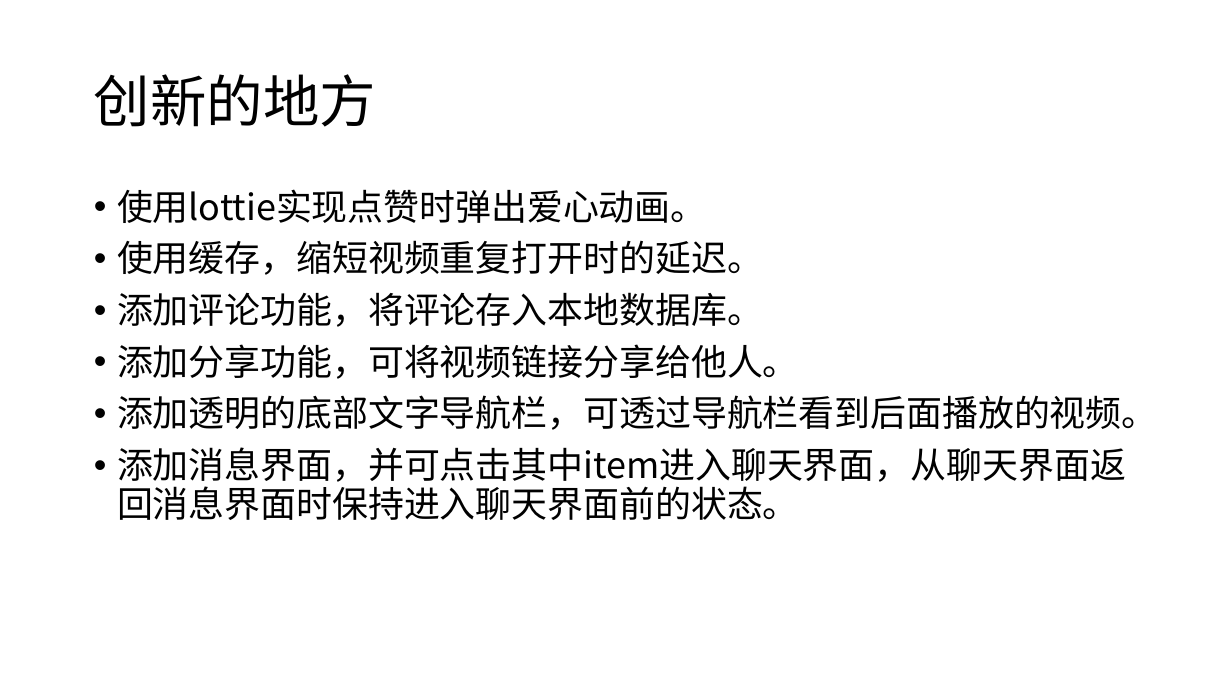
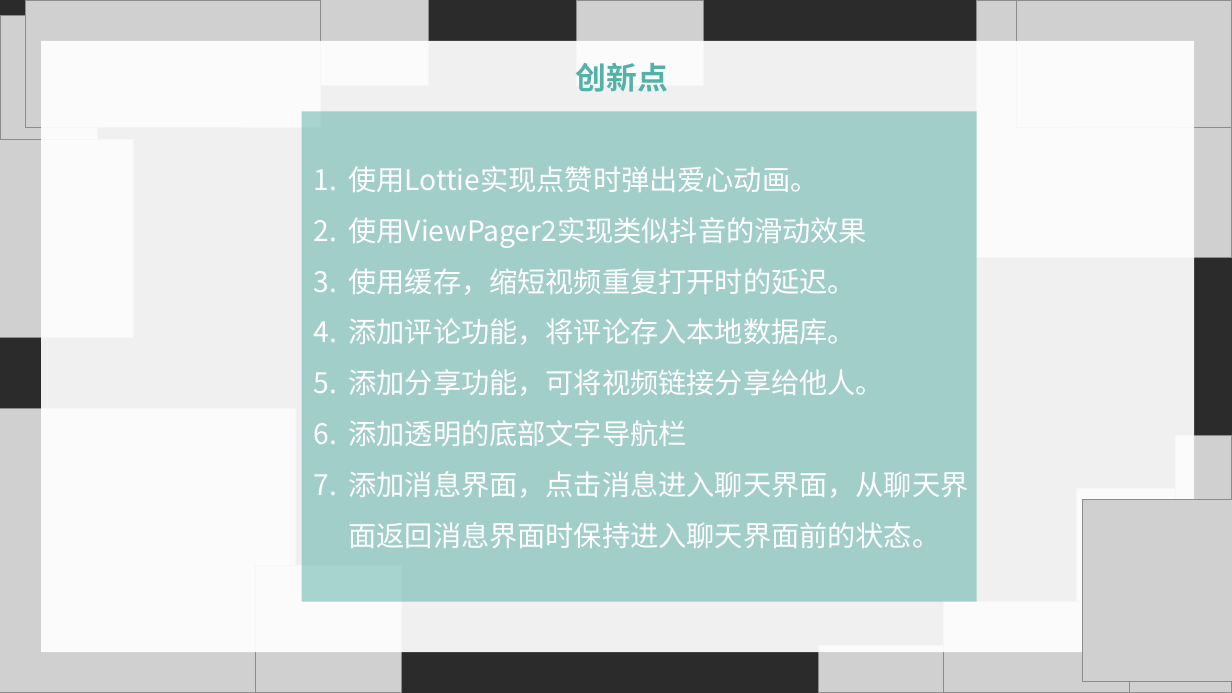
Before and after one commit to ArCan314/ByteDanceAndroidFinalProject, a slide deck: slide 5 of AndroidFinal.pptx (slide 4 before the commit). Drawn at 1232x693 pixels with LibreOffice and Linux fonts; fonts in the diff are those of the drawing; grey boxes stand for pictures; background and template pictures are left out; a plain dark background stands for a picture behind light text. Boxes give left, top, right and bottom in pixels: in the first picture for what was removed or moved away, otherwise in the second. Text is boxed around its words. In the diff, an @@ line names an element or a change of style, - is before the commit and + after.

```diff
--- a/AndroidFinal.pptx
+++ b/AndroidFinal.pptx
@@ background #FFFFFF to picture (left out) @@
@@ picture added at <box>0,16,98,140</box> @@
@@ picture added at <box>26,0,321,127</box> @@
@@ picture added at <box>301,0,429,86</box> @@
@@ picture added at <box>577,0,704,86</box> @@
@@ picture added at <box>977,0,1232,258</box> @@
@@ picture added at <box>1017,0,1232,127</box> @@
@@ rectangle added at <box>42,41,1195,652</box>, fill #FFFFFF at 93% opacity @@
@@ title removed at <box>94,74,376,127</box> @@
-创新的地方
@@ text added at <box>576,63,668,92</box>, 24 pt, text #52B2A7, bold @@
+创新点
@@ rectangle added at <box>301,112,977,603</box>, fill #4CAA9F at 48% opacity @@
@@ picture added at <box>0,140,133,337</box> @@
@@ text "使用Lottie实现点赞时弹出爱心动画。": place and size @@
-text "使用Lottie实现点赞时弹出爱心动画。" at <box>117,189,1158,520</box>
+text "使用Lottie实现点赞时弹出爱心动画。" at <box>348,166,968,548</box>
@@ text at <box>348,166,867,248</box>: text changed; size 28 to 22 pt; text colour #000000 to #FFFFFF @@
-• 使用lottie实现点赞时弹出爱心动画。
+1. 使用Lottie实现点赞时弹出爱心动画。
+2. 使用ViewPager2实现类似抖音的滑动效果
@@ text at <box>348,268,884,396</box>: size 28 to 22 pt, text colour #000000 to #FFFFFF in "使用缓存，缩短视频重复打开时的延迟。", "添加评论功能，将评论存入本地数据库。", "添加分享功能，可将视频链接分享给他人。"; bullet • to 1.; line spacing 0.9 to 1.5; less space between paragraphs @@
@@ picture added at <box>0,409,295,693</box> @@
@@ text at <box>348,420,968,548</box>: text changed; size 28 to 22 pt; text colour #000000 to #FFFFFF @@
-• 添加透明的底部文字导航栏，可透过导航栏看到后面播放的视频。
-• 添加消息界面，并可点击其中item进入聊天界面，从聊天界面返回消息界面时保持进入聊天界面前的状态。
+6. 添加透明的底部文字导航栏
+7. 添加消息界面，点击消息进入聊天界面，从聊天界面返回消息界面时保持进入聊天界面前的状态。
@@ picture added at <box>1176,435,1232,567</box> @@
@@ picture added at <box>1077,489,1232,693</box> @@
@@ picture added at <box>1082,500,1232,682</box> @@
@@ picture added at <box>255,566,401,692</box> @@
@@ picture added at <box>944,602,1129,693</box> @@
@@ picture added at <box>819,646,944,693</box> @@
```
Also in this commit, not shown: 3 other slides changed, 9 slides added, 1 slide removed.
